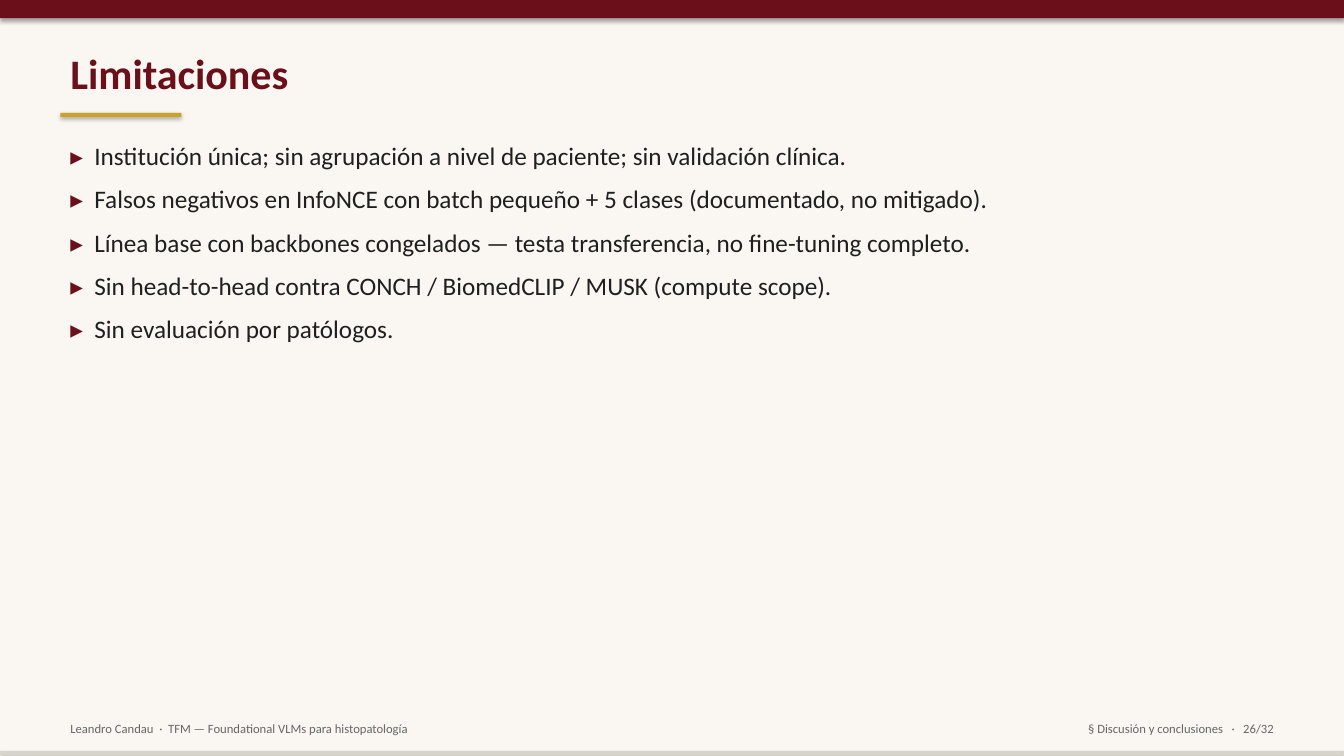
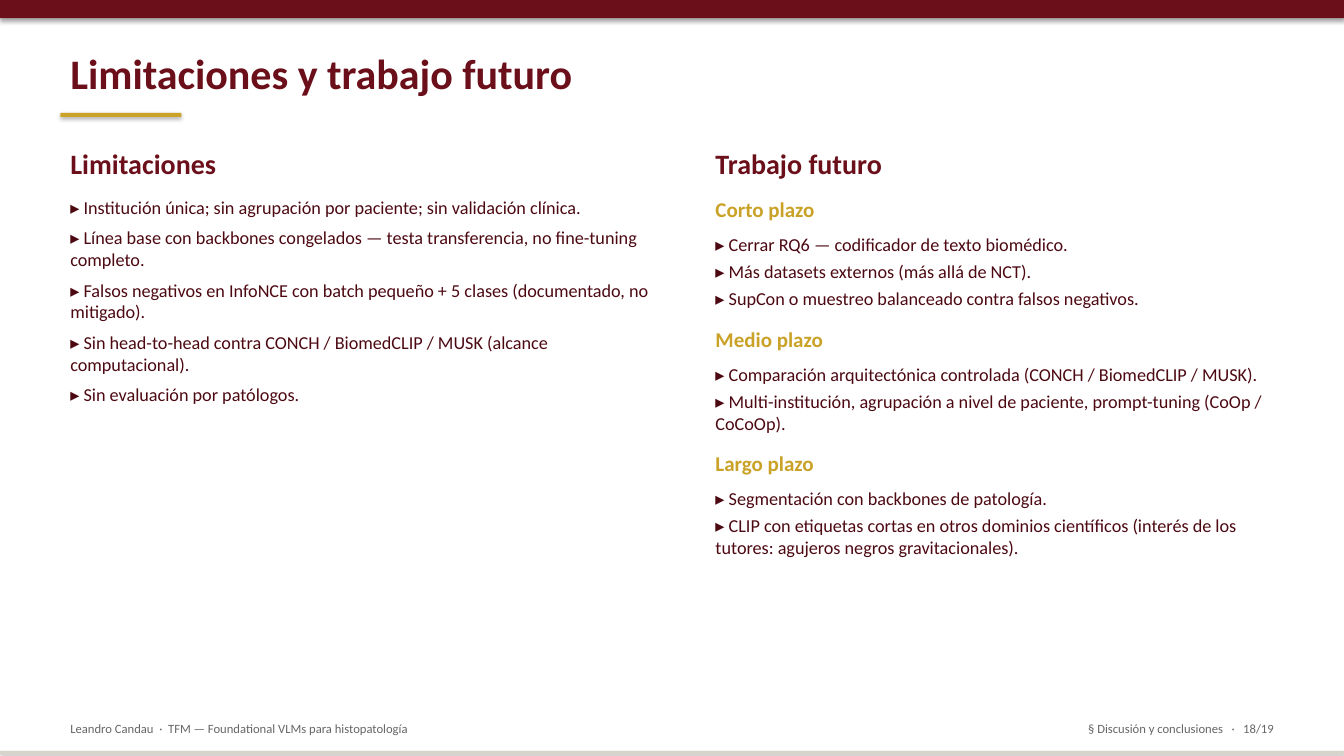
Before and after one commit to lcandau/histopathology-clip-lab, a slide deck: slide 18 of report/TFM_defense_template.pptx (slide 26 before the commit). Drawn at 1344x756 pixels with LibreOffice and Linux fonts; fonts in the diff are those of the drawing. Boxes give left, top, right and bottom in pixels: in the first picture for what was removed or moved away, otherwise in the second. Text is boxed around its words. In the diff, an @@ line names an element or a change of style, - is before the commit and + after.

```diff
--- a/report/TFM_defense_template.pptx
+++ b/report/TFM_defense_template.pptx
@@ background #FAF7F2 to #FFFFFF @@
@@ text at (x1=70, y1=59, x2=572, y2=96): text changed @@
-Limitaciones
+Limitaciones y trabajo futuro
@@ text "Limitaciones" moved from (x1=94, y1=147, x2=987, y2=343) to (x1=70, y1=154, x2=648, y2=404) @@
@@ text at (x1=70, y1=154, x2=637, y2=269): text changed; size 18 to 13 pt; text colour #1F1F1F to #4D0912 @@
-▸ Institución única; sin agrupación a nivel de paciente; sin validación clínica.
+Limitaciones
+▸ Institución única; sin agrupación por paciente; sin validación clínica.
+▸ Línea base con backbones congelados — testa transferencia, no fine-tuning completo.
@@ text added at (x1=715, y1=154, x2=1250, y2=557), 13 pt, text #4D0912 @@
+Trabajo futuro
+Corto plazo
+▸ Cerrar RQ6 — codificador de texto biomédico.
+▸ Más datasets externos (más allá de NCT).
+▸ SupCon o muestreo balanceado contra falsos negativos.
+Medio plazo
+▸ Comparación arquitectónica controlada (CONCH / BiomedCLIP / MUSK).
+▸ Multi-institución, agrupación a nivel de paciente, prompt-tuning (CoOp / CoCoOp).
+Largo plazo
+▸ Segmentación con backbones de patología.
+▸ CLIP con etiquetas cortas en otros dominios científicos (interés de los tutores: agujeros negros gravitacionales).
@@ text at (x1=70, y1=284, x2=648, y2=404): size 18 to 13 pt in "▸ Falsos negativos en InfoNCE con batch ...", "▸ Sin evaluación por patólogos."; text colour #6B0F1A to #4D0912, bold off in "▸", "▸"; text colour #1F1F1F to #4D0912 in "Falsos negativos en InfoNCE con batch pequeño ...", "Sin evaluación por patólogos."; line spacing 1.15 to 1 @@
@@ text at (x1=70, y1=336, x2=548, y2=374): text changed; size 18 to 13 pt; text colour #1F1F1F to #4D0912 @@
-▸ Línea base con backbones congelados — testa transferencia, no fine-tuning completo.
-▸ Sin head-to-head contra CONCH / BiomedCLIP / MUSK (compute scope).
+▸ Sin head-to-head contra CONCH / BiomedCLIP / MUSK (alcance computacional).
@@ text at (x1=1097, y1=724, x2=1273, y2=735): text changed @@
-§ Discusión y conclusiones · 26/32
+§ Discusión y conclusiones · 18/19
```
Also in this commit, not shown: 7 other slides changed, 10 slides added, 23 slides removed, 1 other file.
